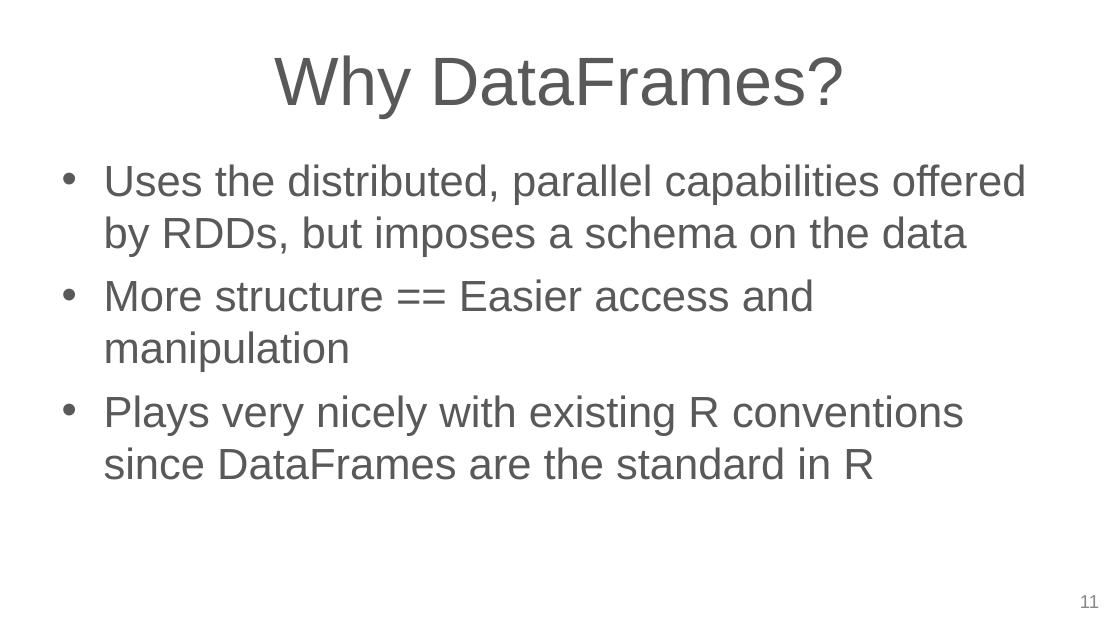
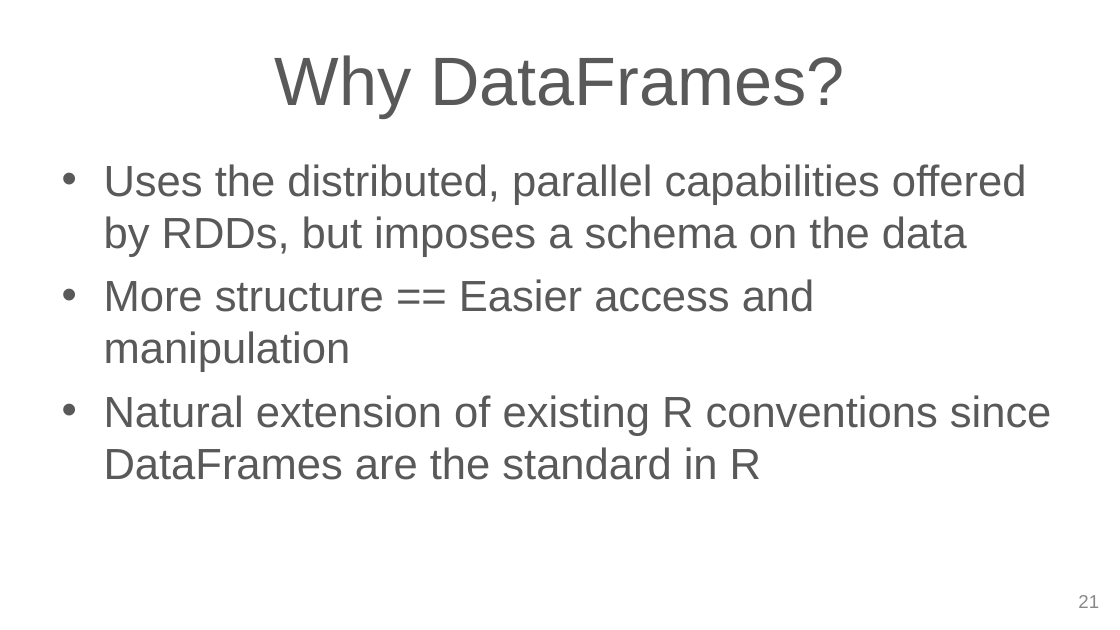
Before and after one commit to cafreeman/SparkR_DataFrame_Demo, a slide deck: slide 21 of SS_DataFrame_Slides.pptx (slide 11 before the commit). Drawn at 1120x630 pixels with LibreOffice and Linux fonts; fonts in the diff are those of the drawing; background and template pictures are left out. Boxes give left, top, right and bottom in pixels: in the first picture for what was removed or moved away, otherwise in the second. Text is boxed around its words. In the diff, an @@ line names an element or a change of style, - is before the commit and + after.

```diff
--- a/SS_DataFrame_Slides.pptx
+++ b/SS_DataFrame_Slides.pptx
@@ text at (104, 395, 1052, 480): text changed @@
-• Plays very nicely with existing R conventions since DataFrames are the standard in R
+• Natural extension of existing R conventions since DataFrames are the standard in R
@@ page number at (1078, 595, 1099, 608): text changed @@
-11
+21
```
Also in this commit, not shown: 16 other slides changed, 11 slides added, 1 other file.
